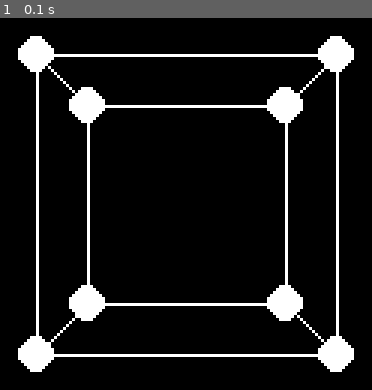
Above: before the commit, frame 1.
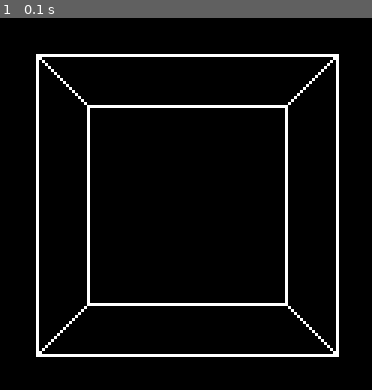
Above: after the commit, the same moment.

Repository: brccabral/Pygame_3DGraphics_Scratch
Game: pygame game, started from main.py
The game is run twice, just before and just after one commit, with the same random seed, the same clock (stepped at 60 frames per second) and the same inputs.
Inputs:
- Up to frame 1 (0.1 s): no input

The runs differ from the first frame. In frame 1, 4.6% of the frame differs, in the area x 4-96%, y 4-96%.

Commit message:
added camera, can move around

Diff:
--- a/main.py
+++ b/main.py
@@ -1,6 +1,30 @@
 import time
 import pygame
 import sys
+
+
+class Camera:
+    def __init__(self, pos=(0, 0, 0), rot=(0, 0)):
+        # receives tuple, but need to convert to list because
+        # tuples are immutable and we need to change them
+        self.pos = list(pos)
+        self.rot = list(rot)
+
+    def update(self, dt, keys):
+        s = dt * 10000
+        if keys[pygame.K_q]:
+            self.pos[1] += s
+        if keys[pygame.K_e]:
+            self.pos[1] -= s
+
+        if keys[pygame.K_w]:
+            self.pos[2] += s
+        if keys[pygame.K_s]:
+            self.pos[2] -= s
+        if keys[pygame.K_a]:
+            self.pos[0] -= s
+        if keys[pygame.K_d]:
+            self.pos[0] += s
 
 
 class GameWindow:
@@ -43,6 +67,8 @@
             (3, 7),
         )
 
+        self.camera = Camera((0, 0, -5))
+
     def run(self):
         self.dt = time.time() - self.last_time
         self.last_time = time.time()
@@ -54,27 +80,15 @@
                     pygame.quit()
                     sys.exit()
 
-            for x, y, z in self.verts:
-                # shift in z axis
-                z += 5
-
-                # projection coefficient
-                # using because it is a square screen, in tutorial they use 200 hardcoded
-                f = self.center_width / z
-                x, y = x * f, y * f
-
-                pygame.draw.circle(
-                    self.screen,
-                    (255, 255, 255),
-                    (self.center_width + int(x), self.center_height + int(y)),
-                    6,
-                )
-
             for edge in self.edges:
                 vertices = self.verts[edge[0]], self.verts[edge[1]]
                 points = []
                 for x, y, z in vertices:
-                    z += 5
+
+                    x -= self.camera.pos[0]
+                    y -= self.camera.pos[1]
+                    z -= self.camera.pos[2]
+
                     f = self.center_width / z
                     x, y = x * f, y * f
                     points.append(
@@ -85,6 +99,9 @@
             pygame.display.flip()
             self.clock.tick(self.fps)
 
+            keys = pygame.key.get_pressed()
+            self.camera.update(self.dt, keys)
+
 
 if __name__ == "__main__":
     game = GameWindow()
